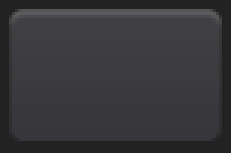
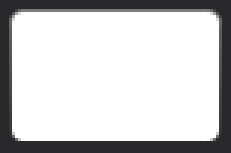
Comparing the layer stacks of the two 231px x 153px images. Changes:
showed group "ButtonUnderline" (3 layers) over [9, 9, 222, 144]
showed group "ButtonPushed" (1 layers) over [9, 9, 222, 144]
hid "Gray" over [0, 0, 231, 153]
